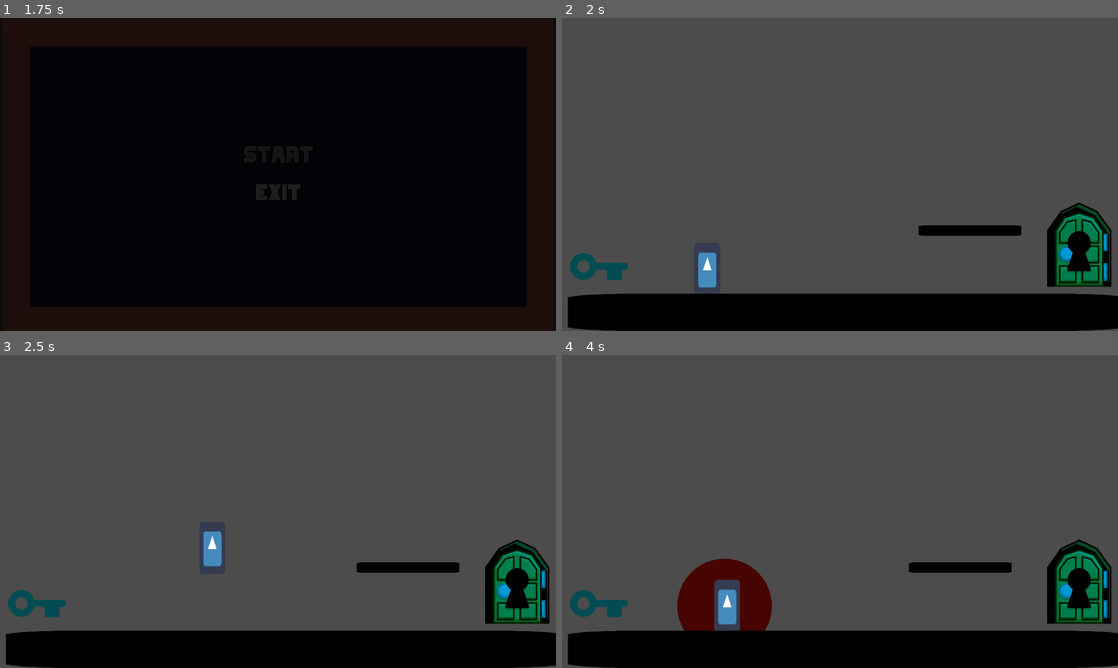
Above: before the commit, frames 1-4 (two rows, left to right).
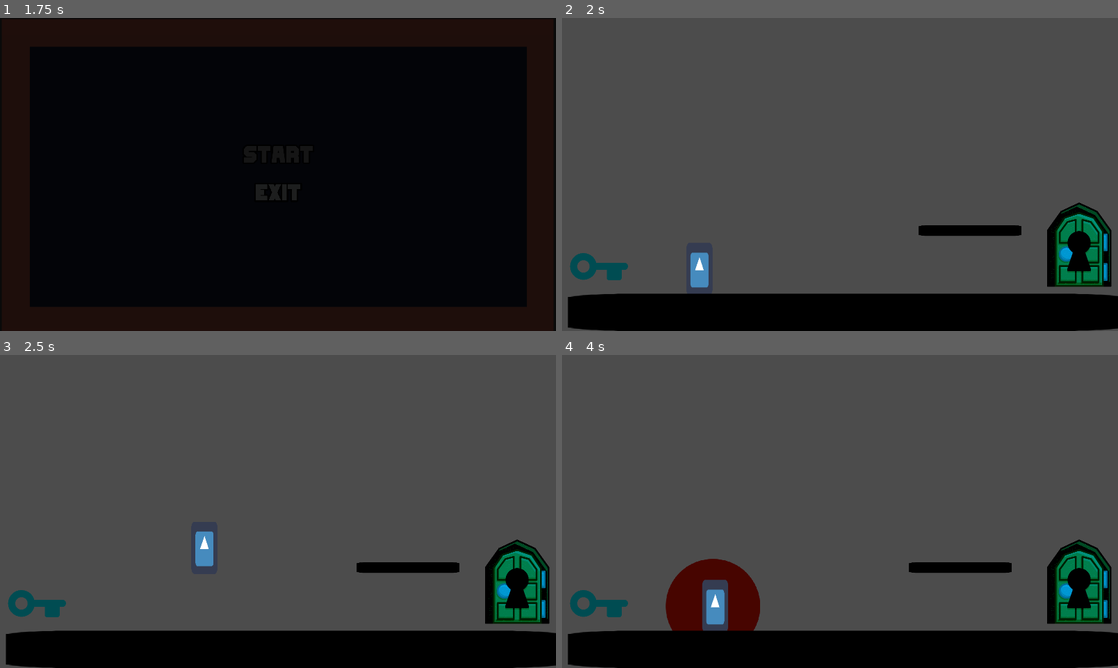
Above: after the commit, the same moments.

Repository: btzr-io/gwj-25
Game: Godot game, scene res://scenes/main_screen.tscn
The game is run twice, just before and just after one commit, with the same random seed, the same clock (stepped at 60 frames per second) and the same inputs. The engine's default icon, where the game draws it, is replaced by a stand-in: a white triangle on a blue panel in a dark square.
Inputs (mouse positions are in pixels of both pictures, inside the frame that each line leads up to):
- Up to frame 1 (1.75 s): move the mouse to (400, 158) at 0.52 s; hold Right (player_move_right) 0.53-1.25 s; hold Space (player_toggle) 0.53-1.25 s; tap Up (player_jump) at 0.77, 0.8, 1.07 s; click "start" at 1.25 s
- Up to frame 2 (2 s): no input
- Up to frame 3 (2.5 s): move the mouse to (166, 527) at 2.02 s; hold Right (player_move_right) from 2.03 s (still down); tap Up (player_jump) at 2.1, 2.27 s; tap Space (player_toggle) at 2.3 s
- Up to frame 4 (4 s): tap Up (player_jump) at 2.57, 3.05, 3.77 s; move the mouse to (895, 442) at 2.77 s; release Right (player_move_right) at 2.78 s; hold Left (player_move_left) 2.78-3.53 s; hold Space (player_toggle) 2.78-3.53 s; move the mouse to (812, 574) at 3.52 s; hold Right (player_move_right) from 3.53 s (still down); tap Space (player_toggle) at 3.6 s

Frame 1 is identical in both runs. In frame 2, 0.4% of the frame differs, in the area x 23-28%, y 74-87%; in frame 3, 0.4%; in frame 4, 1.8%, in the area x 18-38%, y 65-89%.

Commit message:
:sparkles: add audio

Diff:
--- a/scenes/danger_zones/spikes.tscn
+++ b/scenes/danger_zones/spikes.tscn
@@ -1,7 +1,8 @@
-[gd_scene load_steps=4 format=2]
+[gd_scene load_steps=5 format=2]
 
 [ext_resource path="res://scripts/classes/danger_zone.gd" type="Script" id=1]
 [ext_resource path="res://assets/images/spike.png" type="Texture" id=2]
+[ext_resource path="res://assets/audio/sounds/hurt.ogg" type="AudioStream" id=3]
 
 [sub_resource type="RectangleShape2D" id=1]
 extents = Vector2( 104, 101.4 )
@@ -22,3 +23,6 @@
 [node name="Sprite" type="Sprite" parent="."]
 light_mask = 2
 texture = ExtResource( 2 )
+
+[node name="hitAudioPlayer" type="AudioStreamPlayer" parent="."]
+stream = ExtResource( 3 )
--- a/scenes/player.tscn
+++ b/scenes/player.tscn
@@ -77,6 +77,11 @@
 [ext_resource path="res://assets/images/character/jump_14.png" type="Texture" id=75]
 [ext_resource path="res://assets/images/character/jump_1.png" type="Texture" id=76]
 [ext_resource path="res://icon.png" type="Texture" id=77]
+[ext_resource path="res://assets/audio/sounds/jump.ogg" type="AudioStream" id=78]
+[ext_resource path="res://assets/audio/sounds/dark_matter_loop.ogg" type="AudioStream" id=79]
+[ext_resource path="res://assets/audio/sounds/portal_open.ogg" type="AudioStream" id=80]
+[ext_resource path="res://assets/audio/sounds/portal_close.ogg" type="AudioStream" id=81]
+[ext_resource path="res://assets/audio/sounds/landing.ogg" type="AudioStream" id=82]
 
 [sub_resource type="RectangleShape2D" id=1]
 extents = Vector2( 110.985, 224.802 )
@@ -137,3 +142,18 @@
 animation = "untail_we_get__anim"
 playing = true
 centered = false
+
+[node name="jumpAudioPlayer" type="AudioStreamPlayer" parent="."]
+stream = ExtResource( 78 )
+
+[node name="portalCloseAudioPlayer" type="AudioStreamPlayer" parent="."]
+stream = ExtResource( 81 )
+
+[node name="portalOpenAudioPlayer" type="AudioStreamPlayer" parent="."]
+stream = ExtResource( 80 )
+
+[node name="darkMatterAudioPlayer" type="AudioStreamPlayer" parent="."]
+stream = ExtResource( 79 )
+
+[node name="landingAudioPlayer" type="AudioStreamPlayer" parent="."]
+stream = ExtResource( 82 )
--- a/scenes/world.tscn
+++ b/scenes/world.tscn
@@ -67,7 +67,7 @@
 [node name="Player" parent="." instance=ExtResource( 1 )]
 light_mask = 0
 material = SubResource( 2 )
-position = Vector2( 502.285, 847.929 )
+position = Vector2( 475.115, 885.287 )
 
 [node name="Camera2D" type="Camera2D" parent="Player"]
 current = true
--- a/scripts/classes/danger_zone.gd
+++ b/scripts/classes/danger_zone.gd
@@ -5,4 +5,5 @@
 
 func handle_entered(body):
 	if body.is_in_group("character"):
+		$hitAudioPlayer.play()
 		body.die()
--- a/scripts/player.gd
+++ b/scripts/player.gd
@@ -44,6 +44,8 @@
 			light_mode()
 
 func dark_mode():
+	$portalOpenAudioPlayer.play()
+	$darkMatterAudioPlayer.play()
 	state = "dark"
 	update_collisions(state)
 	$Sprite.modulate = Color(1, 0, 0)
@@ -51,6 +53,9 @@
 	# Show mask effect and change sprites....
 
 func light_mode():
+	if aura.active:
+		$portalCloseAudioPlayer.play()
+		$darkMatterAudioPlayer.stop()
 	state = "light"
 	update_collisions(state)
 	$Sprite.modulate = Color(1, 1, 1)
@@ -83,6 +88,9 @@
 
 	#Determines if the player is jumping
 	if is_on_floor():
+		if jumped:
+			$landingAudioPlayer.play()
+			jumped = false
 		jump_count = 1
 #		if Input.is_action_just_pressed("player_jump"):
 #			motion.y = JUMP_HEIGHT
@@ -93,6 +101,8 @@
 
 	#Updates the values of the motion vector
 	motion = move_and_slide(motion, UP)
+	if motion.y > 0:
+		jumped = true
 
 
 func movement():
@@ -109,6 +119,7 @@
 
 	if Input.is_action_just_pressed("player_jump"):
 		if jump_count < 2:
+			$jumpAudioPlayer.play()
 			motion.y = JUMP_HEIGHT
 			jump_count +=1
 
Not shown, changed: assets/audio/sounds/hurt.ogg.import
Not shown, changed: assets/audio/sounds/jump.ogg.import
Not shown, changed: assets/audio/sounds/landing.ogg.import
Not shown, changed: assets/audio/sounds/portal_close.ogg.import
Not shown, changed: assets/audio/sounds/portal_open.ogg.import
Not shown: 1 places in scenes/player.tscn that only renumber resources
